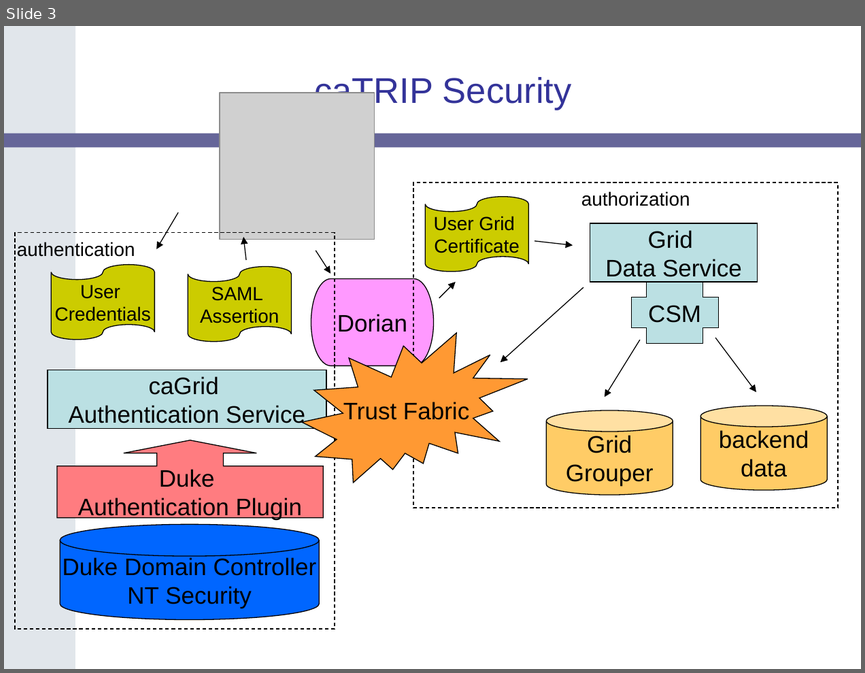
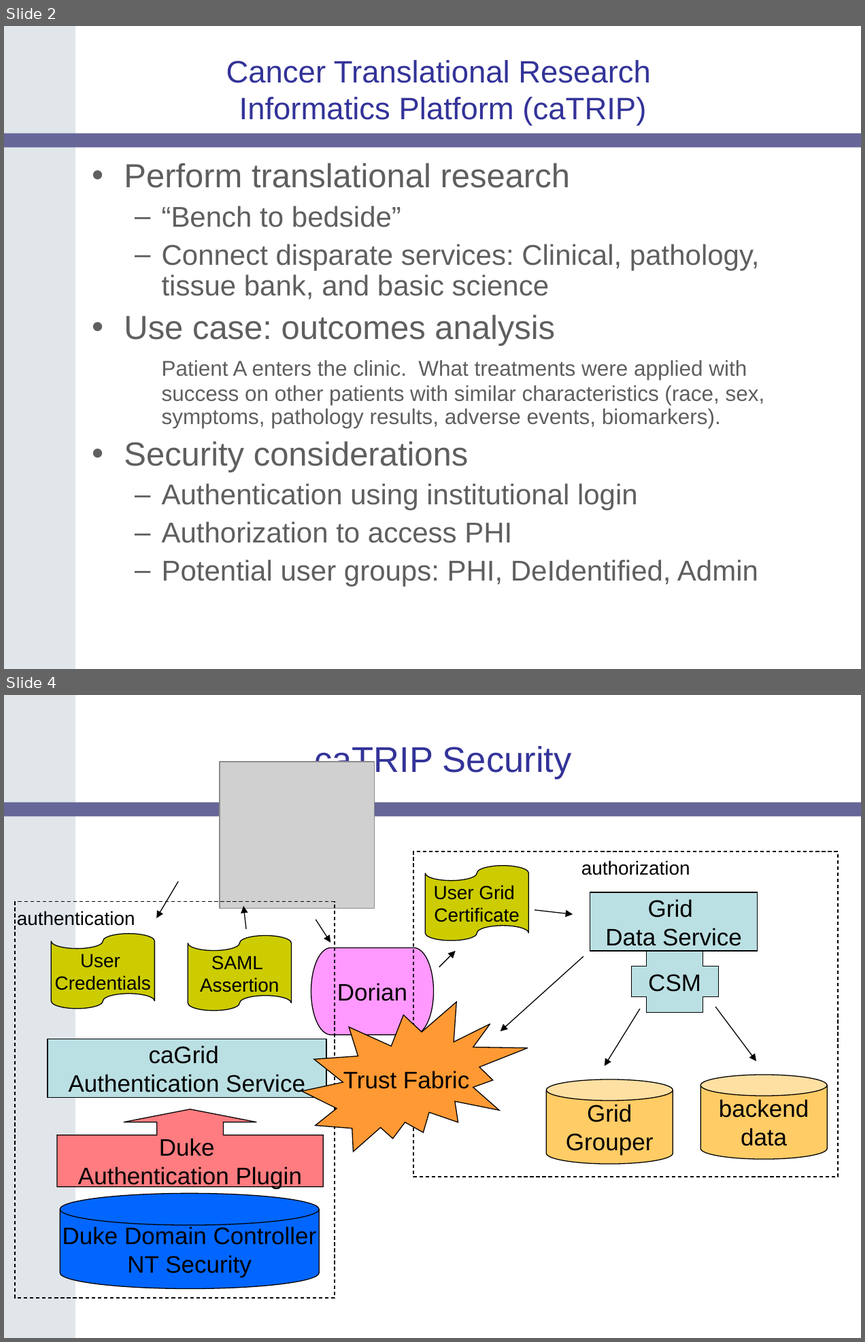
Before and after one commit to NCIP/catrip, a slide deck: catrip/documentation/presentations/internet2_2006_10_27/catrip_internet2_2006_10_27.ppt. Shown one above the other, each under a label of ours: slide 3 before the commit, slides 2 and 4 after it; the slides between them are not shown. The pictures are 865x673 and 865x1342 pixels, drawn with LibreOffice and Linux fonts; fonts in the diff are those of the drawing; grey boxes stand for pictures; background and template pictures are left out. Boxes give left, top, right and bottom in pixels: in the first picture for what was removed or moved away, otherwise in the second. Text is boxed around its words. In the diff, an @@ line names an element or a change of style, - is before the commit and + after.

Commit message:
added some text
SVN-Revision: 1040

```diff
--- a/catrip/documentation/presentations/internet2_2006_10_27/catrip_internet2_2006_10_27.ppt
+++ b/catrip/documentation/presentations/internet2_2006_10_27/catrip_internet2_2006_10_27.ppt
@@ slide 2 added at box(4, 26, 861, 669), background #FFFFFF; not listed: 2 template elements that a slide beside it also shows @@
@@ title added at box(226, 60, 651, 126), 26 pt, text #333399 @@
+Cancer Translational Research
+Informatics Platform (caTRIP)
@@ text added at box(124, 163, 765, 586), 24 pt, text #5F5F5F @@
+• Perform translational research
+  – “Bench to bedside”
+  – Connect disparate services: Clinical, pathology, tissue bank, and basic science
+• Use case: outcomes analysis
+  Patient A enters the clinic. What treatments were applied with success on other patients with similar characteristics (race, sex, symptoms, pathology results, adverse events, biomarkers).
+• Security considerations
+  – Authentication using institutional login
+  – Authorization to access PHI
+  – Potential user groups: PHI, DeIdentified, Admin
@@ what was slide 3 is now slide 4 @@
```
Also in this commit, not shown: 1 slide changed.
